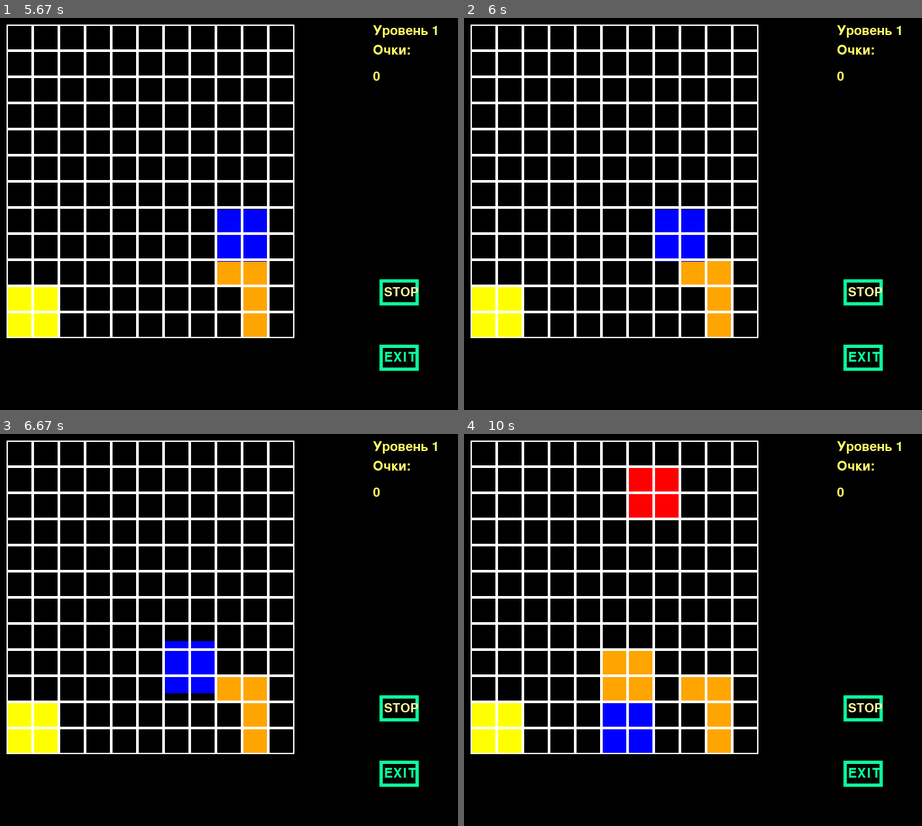
Above: before the commit, frames 1-4 (two rows, left to right).
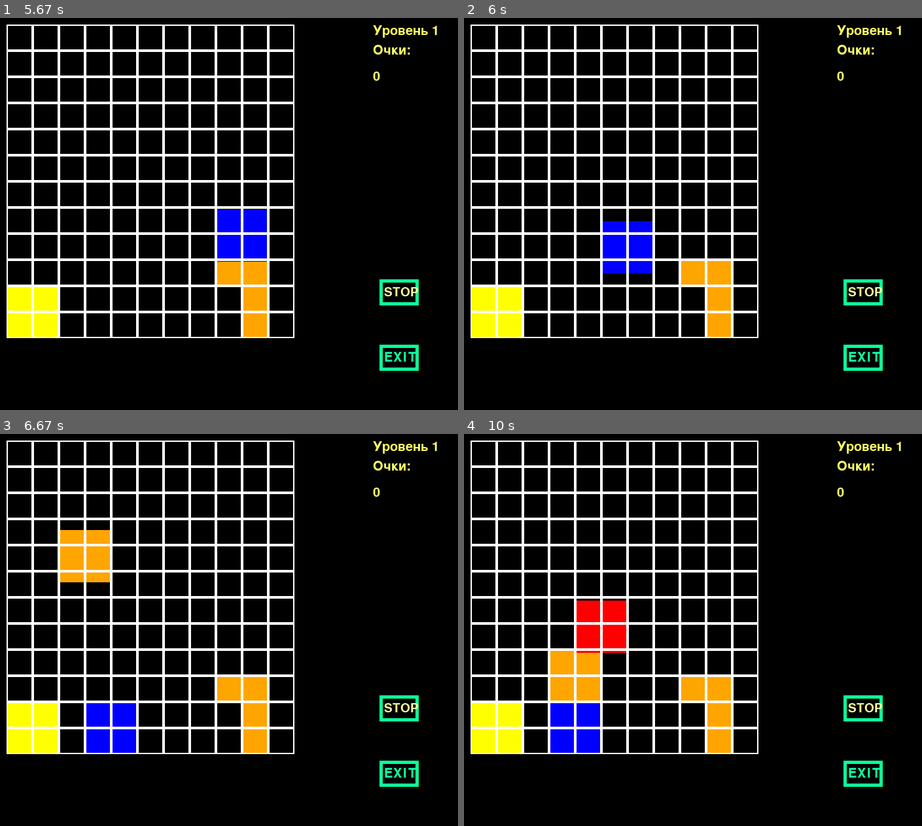
Above: after the commit, the same moments.

Repository: Natasha-rare/Pygame_project
Game: pygame game, started from Проект.py
Two runs of this game, one before a commit and one after it. Both use one fixed random seed, a clock stepped at 60 frames per second and the inputs below.
Inputs (mouse positions are in pixels of both pictures, inside the frame that each line leads up to):
- Up to frame 1 (5.67 s): hold Right 0.33-0.8 s; click (45, 96) at 0.93 s; hold Right 1.22-1.68 s; hold Left 1.72-2.25 s; hold Down 2.28-2.58 s; hold Left 2.62-3.02 s; hold Right 3.05-3.68 s; hold Down 3.72-4.08 s; hold Left 4.12-4.58 s; hold Right 4.62-5.08 s; hold Left from 5.62 s (still down)
- Up to frame 2 (6 s): keep holding Left
- Up to frame 3 (6.67 s): release Left at 6.15 s; hold Down 6.18-6.48 s; hold Left from 6.52 s (still down)
- Up to frame 4 (10 s): release Left at 6.92 s; hold Right 6.95-7.58 s; hold Left 8.02-8.48 s; hold Right 8.52-8.98 s; hold Left from 9.52 s (still down)

Frame 1 is identical in both runs. In frame 2, 2.5% of the frame differs, in the area x 30-53%, y 48-66%; in frame 3, 3.7%; in frame 4, 7.4%, in the area x 18-47%, y 8-82%.

Commit message:
Спрайт не залезает ниже другого спрайта, НО залезает на него со сторон (не знаю почему) Подправлена правая граница

Diff:
--- a/Проект.py
+++ b/Проект.py
@@ -155,6 +155,8 @@
                     field[i][j] = 1
                 else:
                     field[i][j] = 0
+
+
 
     def check_field(self, w=11, h=12):
         global points, updated
@@ -223,13 +225,13 @@
         clr = choice(colors)
         self.go = True
         self.rect = pygame.Rect(x, y, 40 * len(self.f), 40 * max(list(map(lambda x: len(x), self.f))))
+
         print(self.f, clr)
         self.figure = pygame.sprite.Group()
         for i in range(len(self.f)):
             for j in range(len(self.f[i])):
                 self.figure.add(Alone(x + 40 * i, y + 40 * j, clr))
-                alone.add(Alone(x + 40 * i, y + 40 * j, clr))
-        print(self.figure.sprites()[-1].rect)
+                # alone.add(Alone(x + 40 * i, y + 40 * j, clr))
 
     def draw(self):
         self.figure.draw(screen)
@@ -239,46 +241,35 @@
         c = len(self.figure.sprites())
         if self.go:
             if flag == 1:
-                delta = min(args[0], 410 - self.rect.y, self.delta)
+                delta = min(args[0], self.delta, 410 - self.rect.y)
                 for i in range(c):
                     self.figure.sprites()[i].rect.y += delta
                 self.rect.y += delta
             elif flag == 0:
-                if len(pygame.sprite.spritecollide(self, figures, False)) == 1:
-                    if args[0] == 'R' and self.count == args[1] and self.rect.x <= 330:
-                        self.rect.x += 40
-                        for i in range(c):
-                            self.figure.sprites()[i].rect.x += 40
-                    elif args[0] == 'L' and self.count == args[1] and self.rect.x >= 40:
-                        self.rect.x -= 40
-                        for i in range(c):
-                            self.figure.sprites()[i].rect.x -= 40
-                    elif args[0] == 'D' and self.count == args[1]:
-                        #self.check()
-                        #if self.go:
-                        for i in range(c):
-                            self.figure.sprites()[i].rect.y += self.delta
-                        self.rect.y += self.delta
-
-            else:
-                self.check()
-                ##if self.figure.sprites()[-1].rect.y < 449:
-                delta = min(40, 410 - self.rect.y)
-                for i in range(c):
-                    self.figure.sprites()[i].rect.y += self.delta
-                self.rect.y += self.delta
-                self.go = True
+                if args[0] == 'R' and self.count == args[1] and self.rect.x <= (410 - self.rect.width):
+                    self.rect.x += 40
+                    for i in range(c):
+                        self.figure.sprites()[i].rect.x += 40
+                elif args[0] == 'L' and self.count == args[1] and self.rect.x >= 40:
+                    self.rect.x -= 40
+                    for i in range(c):
+                        self.figure.sprites()[i].rect.x -= 40
+                elif args[0] == 'D' and self.count == args[1]:
+                    #self.check()
+                    #if self.go:
+                    for i in range(c):
+                        self.figure.sprites()[i].rect.y += self.delta
+                    self.rect.y += self.delta
+
 
 
     def check(self):
         self.delta = 0
         if self.go:
             for i in range(self.rect.y, 490 - self.rect.height):
-                print(pygame.sprite.spritecollide(self, figures, False))
-                if len(pygame.sprite.spritecollide(self, figures, False)) != 1:
-                    print(pygame.sprite.spritecollide(self, figures, False)[0].rect.y)
+                print(pygame.sprite.spritecollide(self, figures, False)[0].rect.y, self.rect.y + self.rect.height)
+                if len(pygame.sprite.spritecollide(self, figures, False)) != 1 and i == pygame.sprite.spritecollide(self, figures, False)[-1].rect.y:
                     self.delta = pygame.sprite.spritecollide(self, figures, False)[0].rect.y - self.rect.y - self.rect.height
-                    print(self.delta)
                     break
                 else:
                     self.delta = i
@@ -286,10 +277,8 @@
                 self.delta = min(40, self.delta, 490 - self.rect.y - self.rect.height)
             elif self.delta == -2:
                 self.delta = 0
-            print(self.delta)
             if pygame.sprite.spritecollideany(self, border) or self.delta == 0:
                 self.go = False
-        print(self.go)
 
 
 class Border(pygame.sprite.Sprite):
@@ -436,6 +425,8 @@
                 f = choice(range(11))
                 updated = False
             y = v / FPS
+            for i in field:
+                print(i)
             for i in figures:
                 i.update(1, y)
             #figures.update(1, y)
